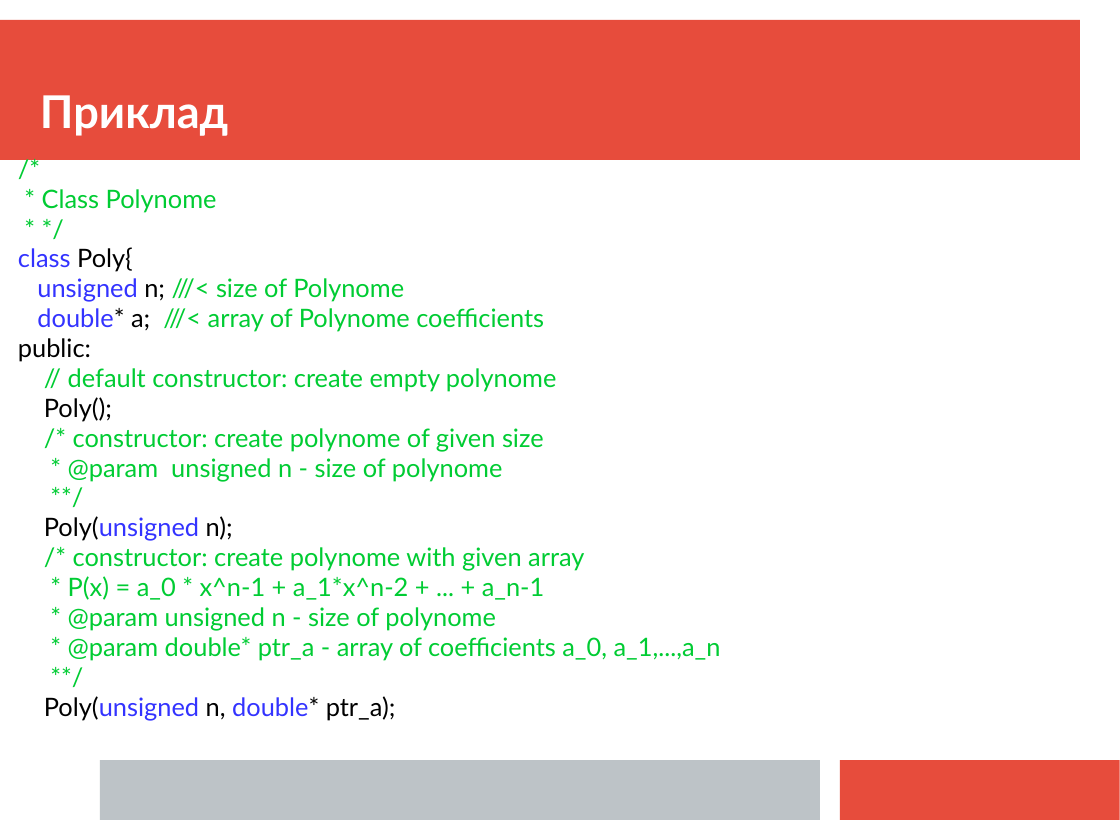
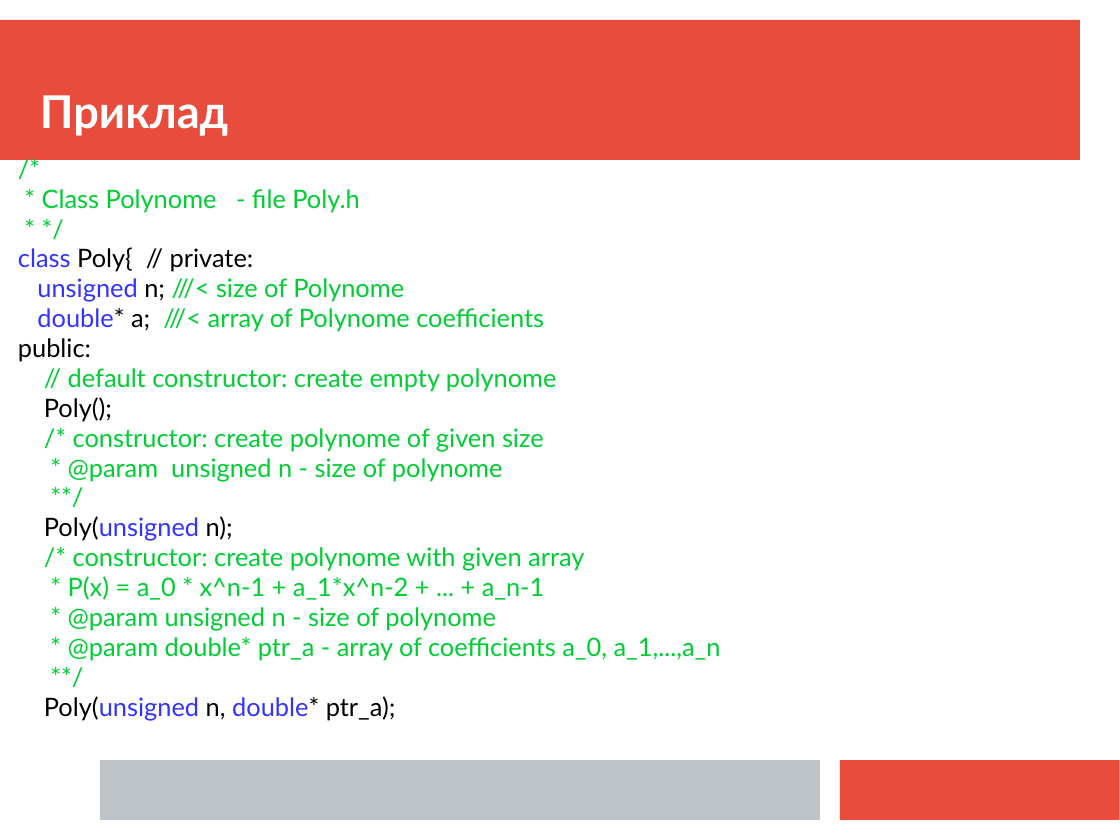
Before and after one commit to mecchmatProjects/CppCourse, a slide deck: slide 15 of Lect8/CppTutorUkr8.ppt. Drawn at 1120x840 pixels with LibreOffice and Linux fonts; fonts in the diff are those of the drawing. Boxes give left, top, right and bottom in pixels: in the first picture for what was removed or moved away, otherwise in the second. Text is boxed around its words. In the diff, an @@ line names an element or a change of style, - is before the commit and + after.

```diff
--- a/Lect8/CppTutorUkr8.ppt
+++ b/Lect8/CppTutorUkr8.ppt
@@ text at (x1=42, y1=189, x2=359, y2=212): text changed @@
-* Class Polynome
+* Class Polynome - file Poly.h
@@ text at (x1=18, y1=247, x2=254, y2=272): text changed; text colour #3333FF to #000000 @@
-class Poly{
+class Poly{ // private:
```
Also in this commit, not shown: 10 other slides changed, 1 slide added, 5 other files.
